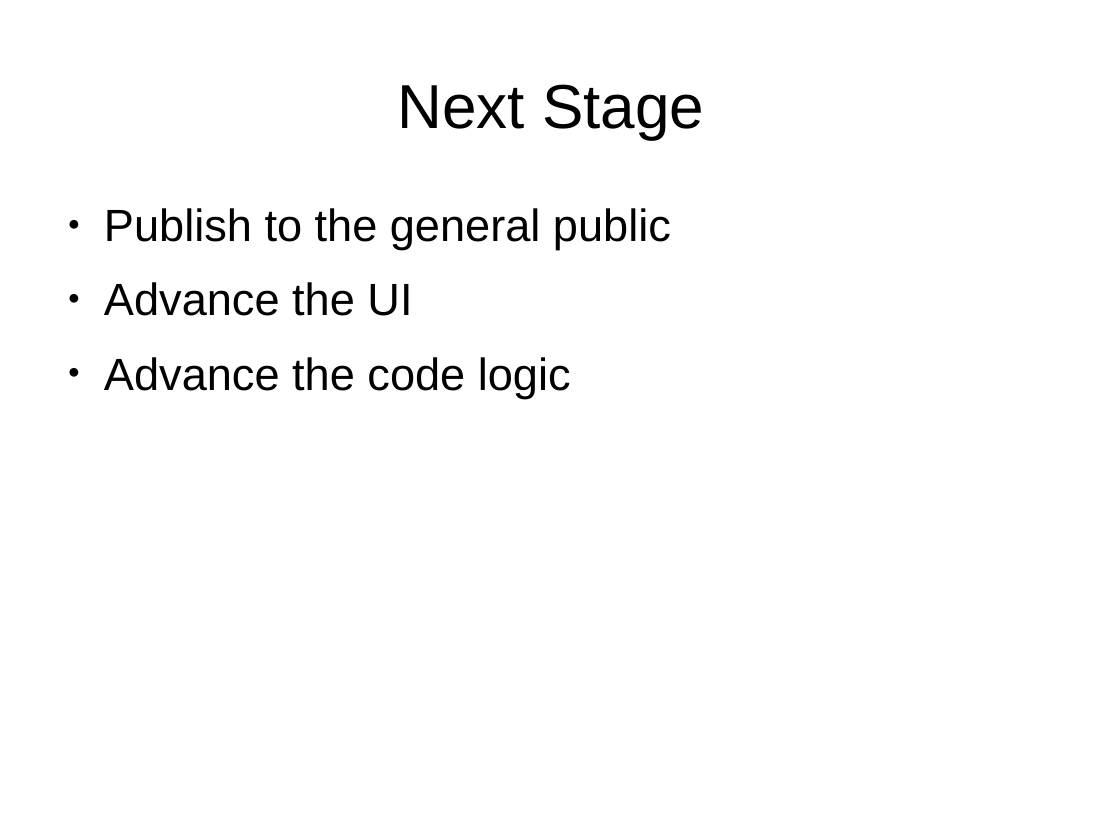
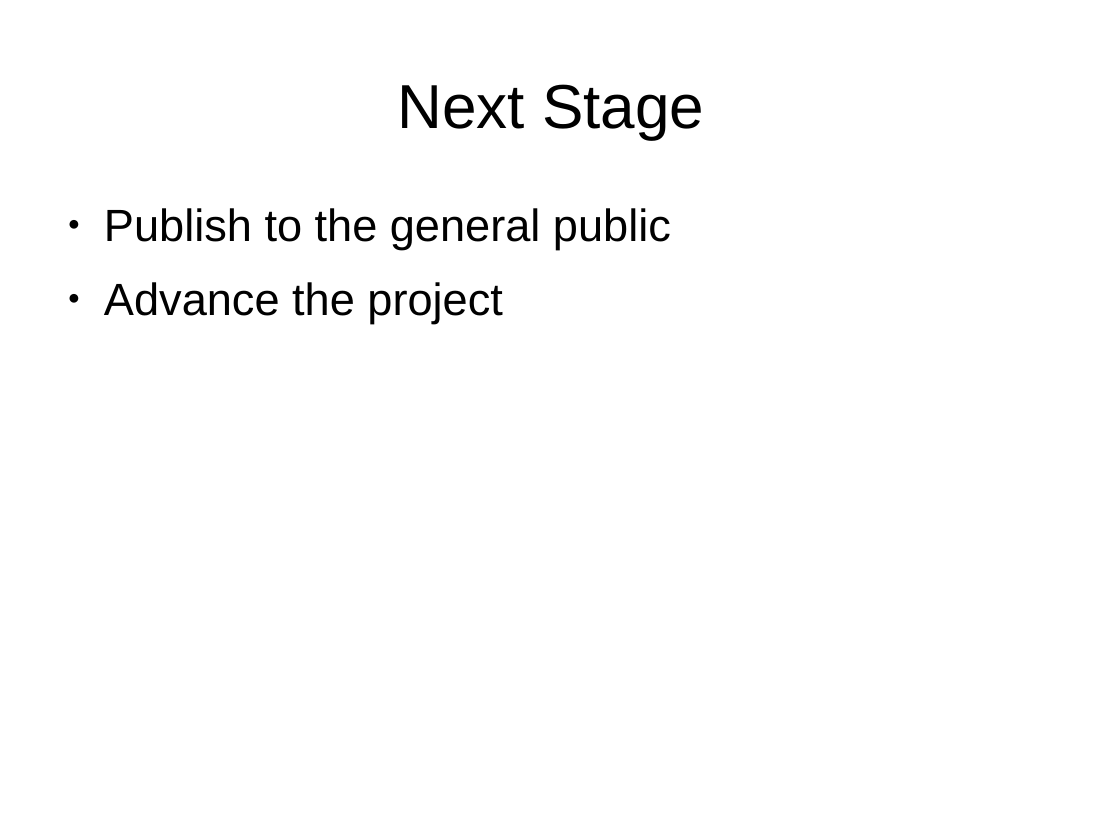
Before and after one commit to Gallefray/YRS-FOC-2014, a slide deck: slide 5 of Presentation.odp. Drawn at 1120x840 pixels with LibreOffice and Linux fonts; fonts in the diff are those of the drawing. Boxes give left, top, right and bottom in pixels: in the first picture for what was removed or moved away, otherwise in the second. Text is boxed around its words. In the diff, an @@ line names an element or a change of style, - is before the commit and + after.

```diff
--- a/Presentation.odp
+++ b/Presentation.odp
@@ text at (x1=104, y1=282, x2=502, y2=324): text changed @@
-● Advance the UI
-● Advance the code logic
+● Advance the project
```
Also in this commit, not shown: 5 other slides changed, 2 other files.
